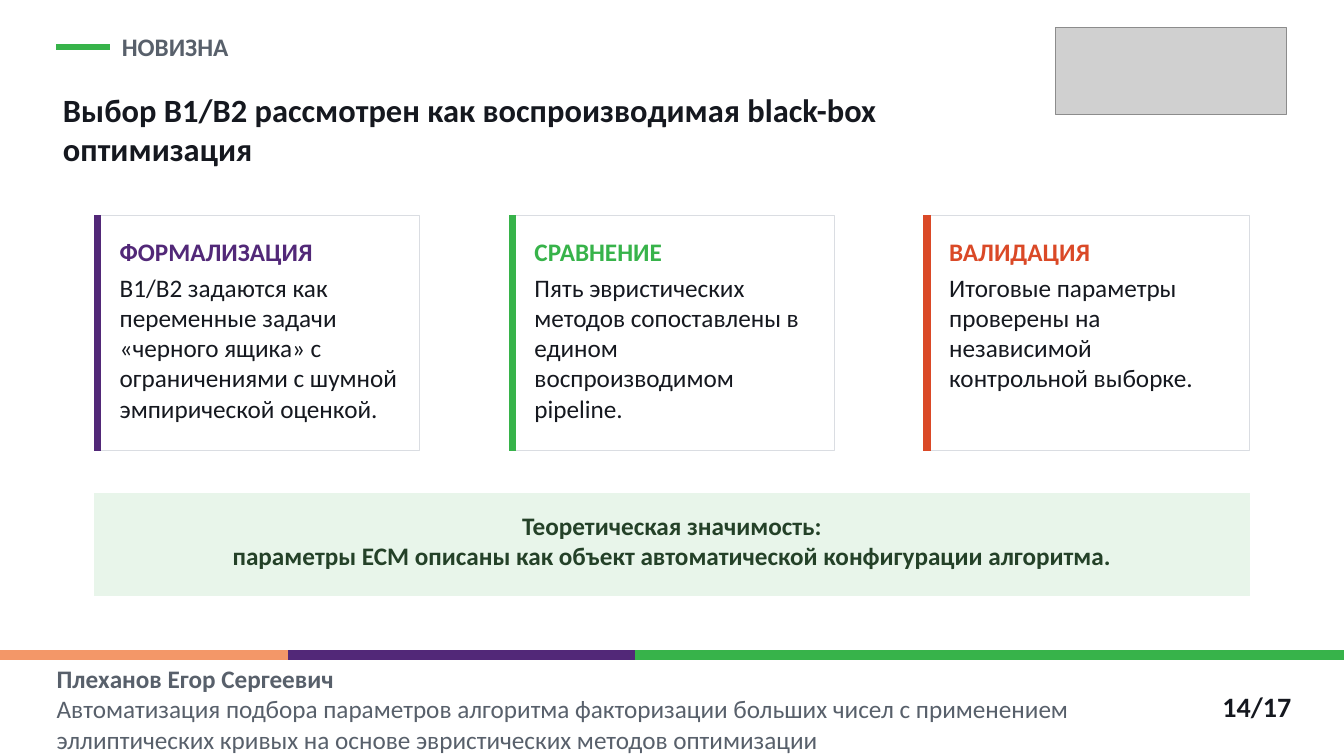
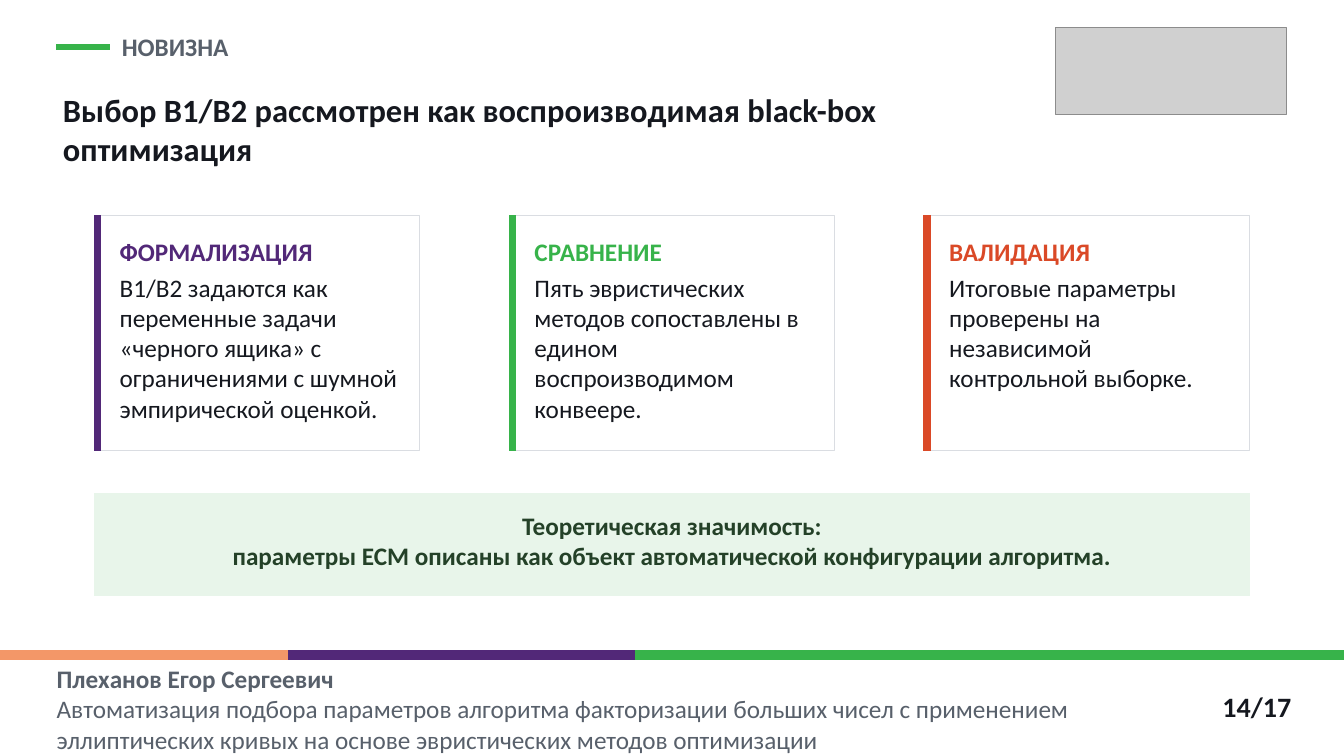
Before and after one commit to EgorPlehanov/ecm-evolutionary-optimization, a slide deck: slide 14 of REPORTS/06_thesis_defense_presentation/Plekhanov_thesis_defense_ECM_parameter_optimization_polytech.pptx. Drawn at 1344x756 pixels with LibreOffice and Linux fonts; fonts in the diff are those of the drawing; grey boxes stand for pictures. Boxes give left, top, right and bottom in pixels: in the first picture for what was removed or moved away, otherwise in the second. Text is boxed around its words. In the diff, an @@ line names an element or a change of style, - is before the commit and + after.

```diff
--- a/REPORTS/06_thesis_defense_presentation/Plekhanov_thesis_defense_ECM_parameter_optimization_polytech.pptx
+++ b/REPORTS/06_thesis_defense_presentation/Plekhanov_thesis_defense_ECM_parameter_optimization_polytech.pptx
@@ text at <box>534,280,799,422</box>: text changed @@
-Пять эвристических методов сопоставлены в едином воспроизводимом pipeline.
+Пять эвристических методов сопоставлены в едином воспроизводимом конвеере.
```
Also in this commit, not shown: 1 other file.
